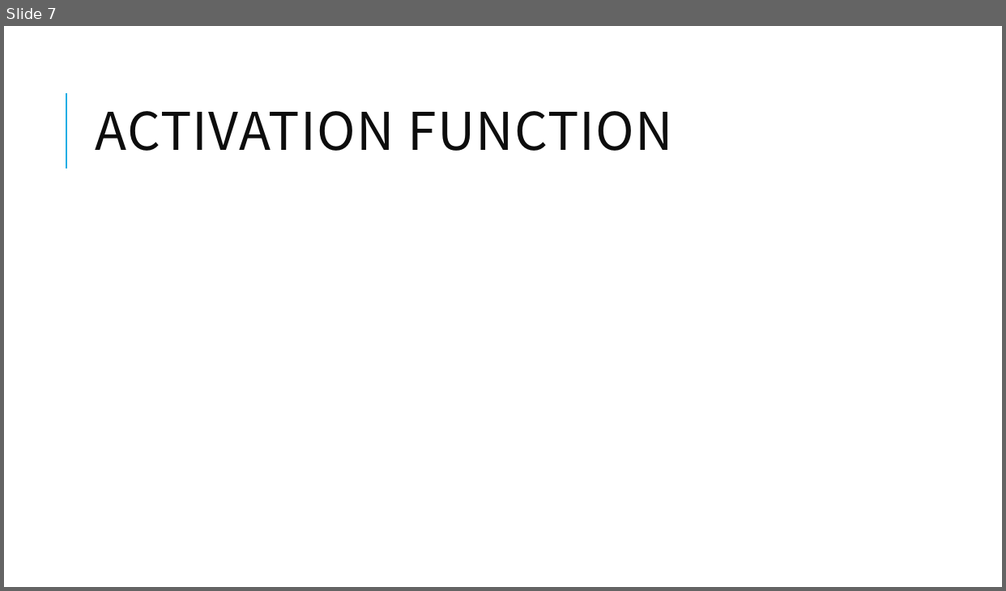
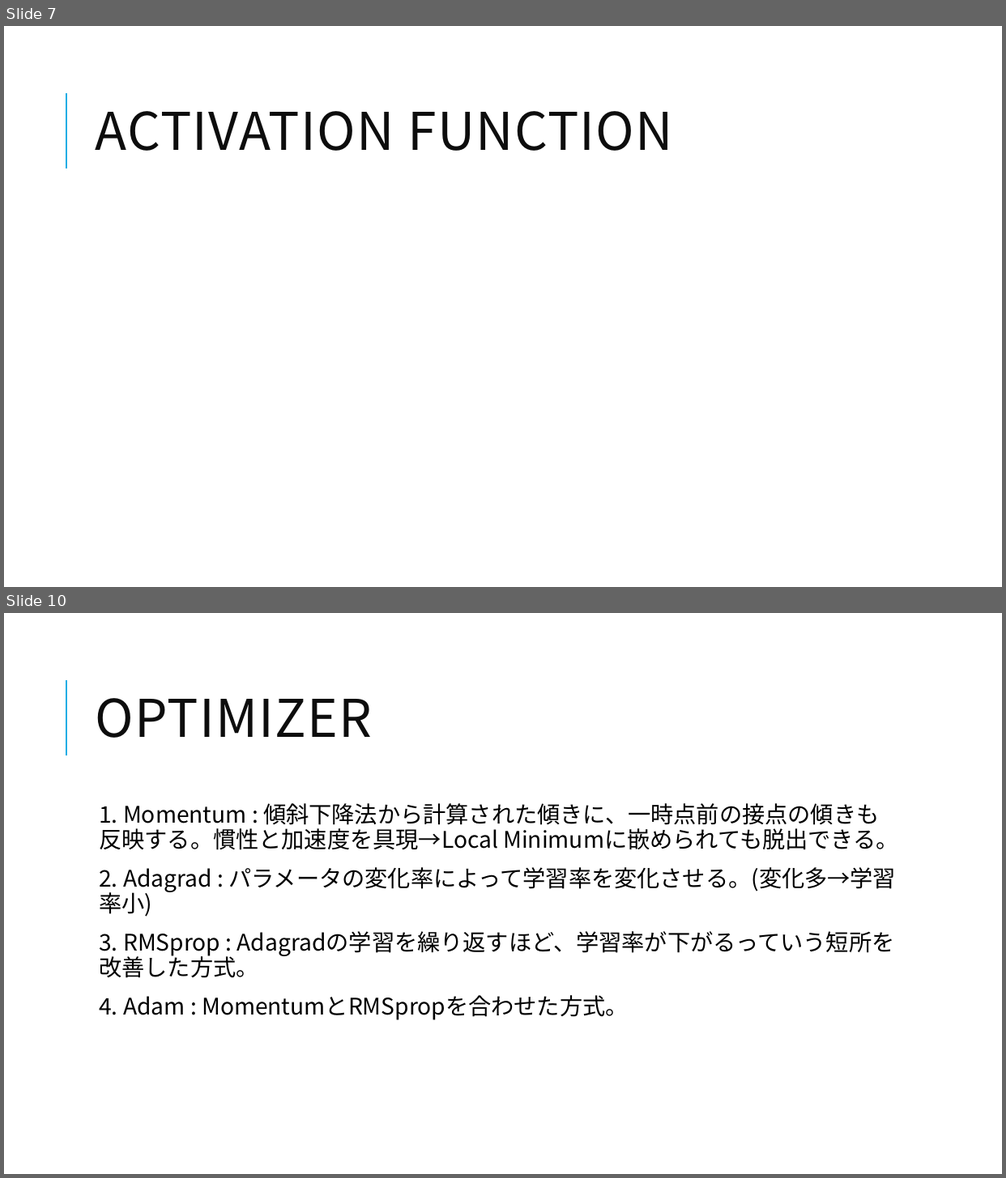
Before and after one commit to Sion1225/Study-Deeplearning-NLP, a slide deck: Presentation/ppt 7.pptx. Shown one above the other, each under a label of ours: slide 7 before the commit, slides 7 and 10 after it; the slides between them are not shown. The pictures are 1006x591 and 1006x1178 pixels, drawn with LibreOffice and Linux fonts; fonts in the diff are those of the drawing; grey boxes stand for pictures. Boxes give left, top, right and bottom in pixels: in the first picture for what was removed or moved away, otherwise in the second. Text is boxed around its words. In the diff, an @@ line names an element or a change of style, - is before the commit and + after.

```diff
--- a/Presentation/ppt 7.pptx
+++ b/Presentation/ppt 7.pptx
@@ slide 10 added at bbox=[4, 613, 1002, 1174], background #FFFFFF; not listed: 1 template element that a slide beside it also shows @@
@@ title added at bbox=[96, 698, 373, 738], 50 pt, text #0D0D0D @@
+OPTIMIZER
@@ text added at bbox=[99, 803, 898, 1020], 22 pt, text #000000 @@
+  1. Momentum : 傾斜下降法から計算された傾きに、一時点前の接点の傾きも反映する。慣性と加速度を具現→Local Minimumに嵌められても脱出できる。
+  2. Adagrad : パラメータの変化率によって学習率を変化させる。(変化多→学習率小)
+  3. RMSprop : Adagradの学習を繰り返すほど、学習率が下がるっていう短所を改善した方式。
+  4. Adam : MomentumとRMSpropを合わせた方式。
```
Also in this commit, not shown: 2 other slides added.
